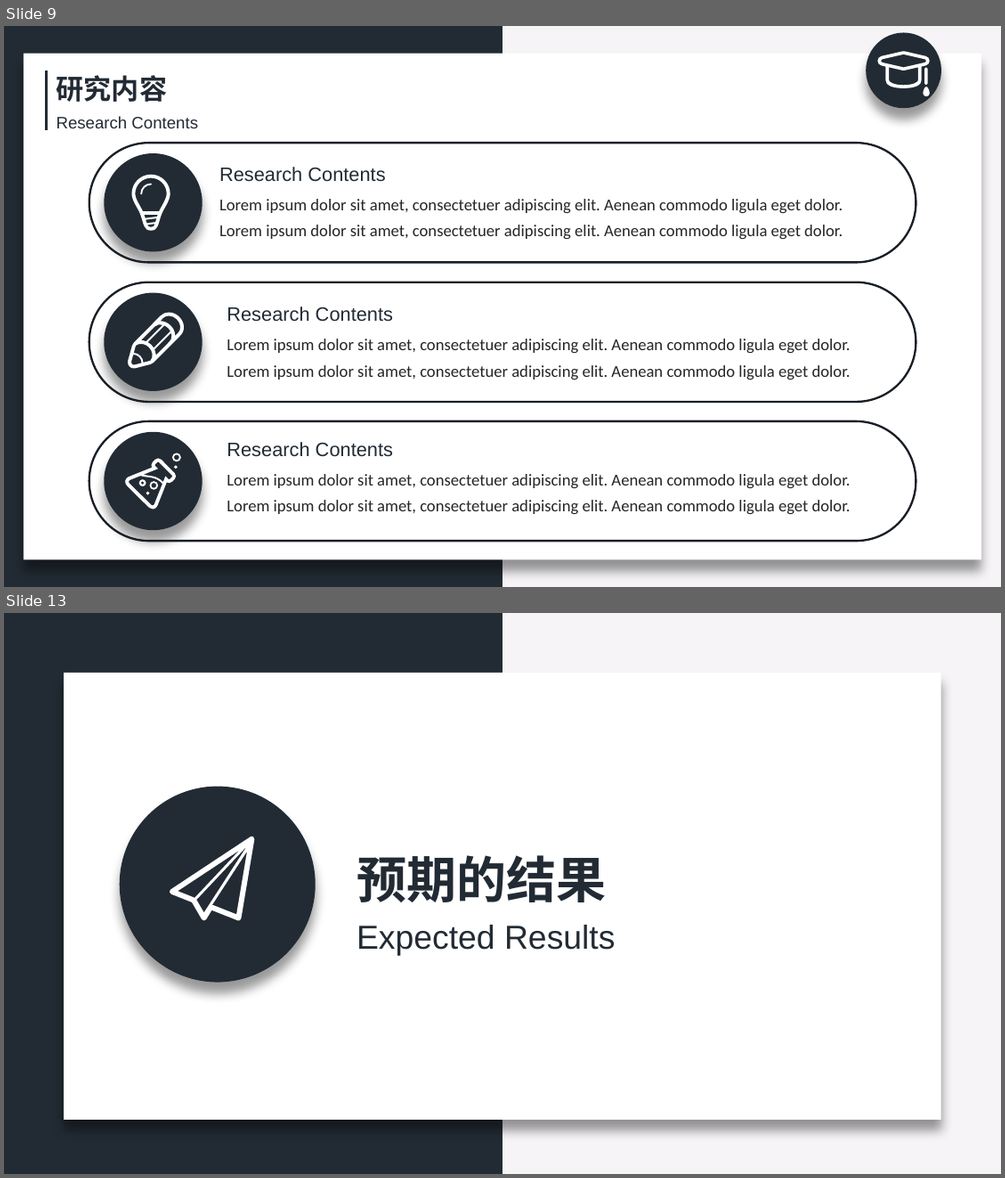
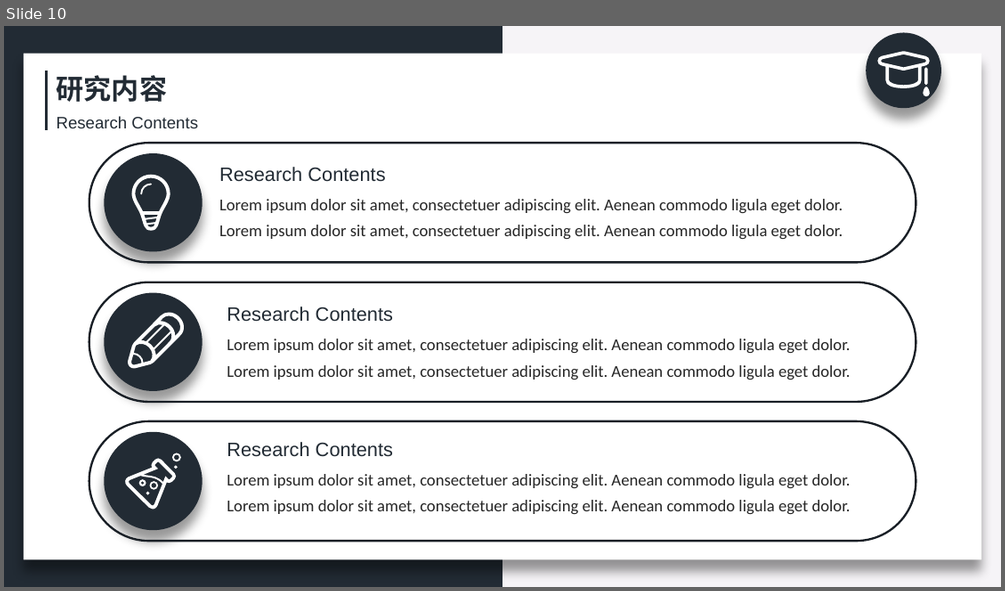
Before and after one commit to zeemeil/zeemeil.github.io, a slide deck: files/doctoral_dissertation_proposal.pptx. Shown one above the other, each under a label of ours: slides 9 and 13 before the commit, slide 10 after it; the slides between them are not shown. The pictures are 1005x1178 and 1005x591 pixels, drawn with LibreOffice and Linux fonts; fonts in the diff are those of the drawing. Boxes give left, top, right and bottom in pixels: in the first picture for what was removed or moved away, otherwise in the second. Text is boxed around its words. In the diff, an @@ line names an element or a change of style, - is before the commit and + after.

```diff
--- a/files/doctoral_dissertation_proposal.pptx
+++ b/files/doctoral_dissertation_proposal.pptx
@@ slide 13 removed at <box>4,613,1001,1174</box>, background #F6F4F7; not listed: 1 template element that a slide beside it also shows @@
@@ rectangle removed at <box>64,673,941,1119</box> @@
@@ ellipse removed at <box>120,787,315,981</box> @@
@@ freeform shape removed at <box>170,836,254,921</box> @@
@@ text removed at <box>356,855,606,902</box> @@
-预期的结果
@@ text removed at <box>356,925,615,956</box> @@
-Expected Results
@@ what was slide 9 is now slide 10 @@
```
Also in this commit, not shown: 8 slides changed, 4 slides added, 6 other slides removed, 14 other files.
